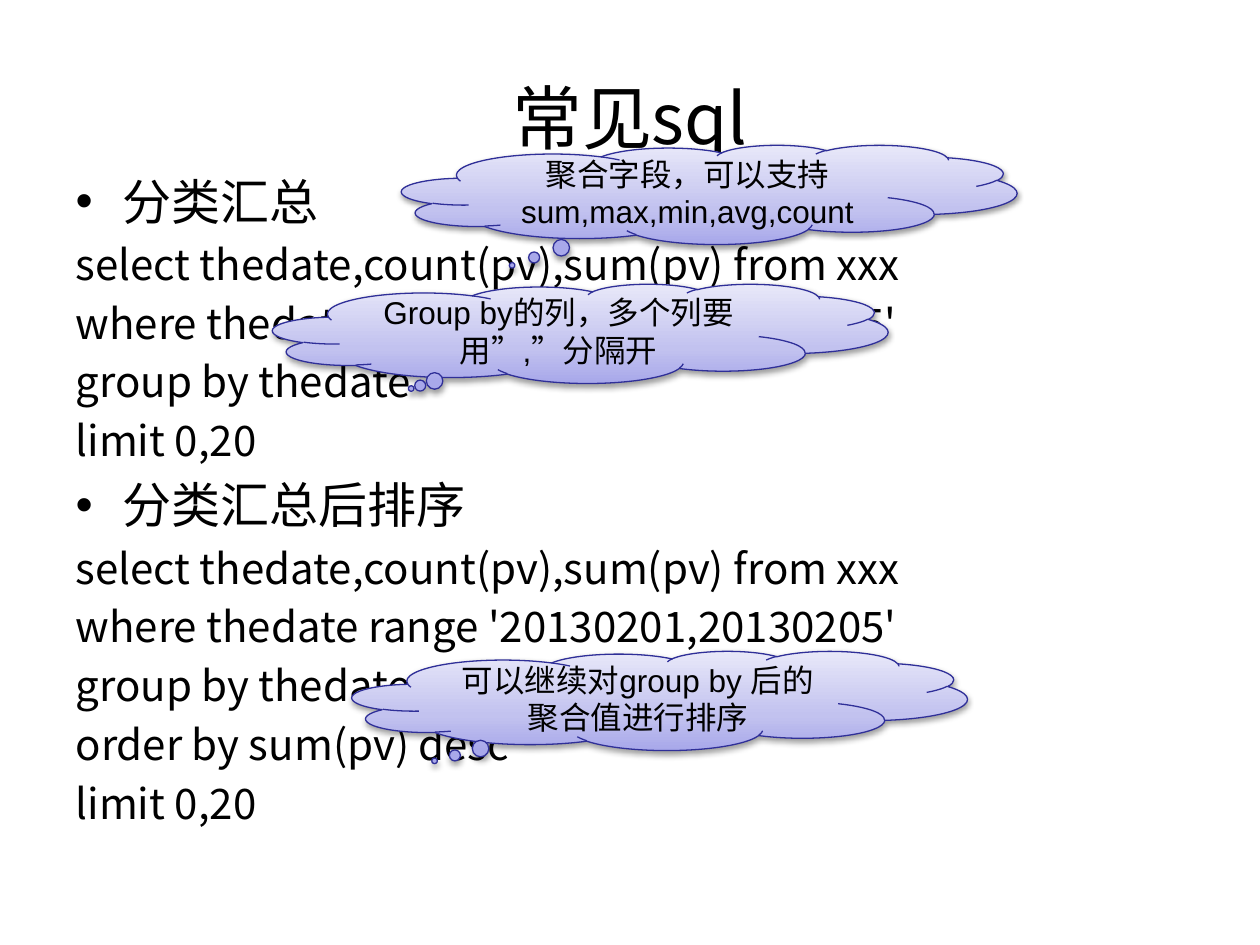
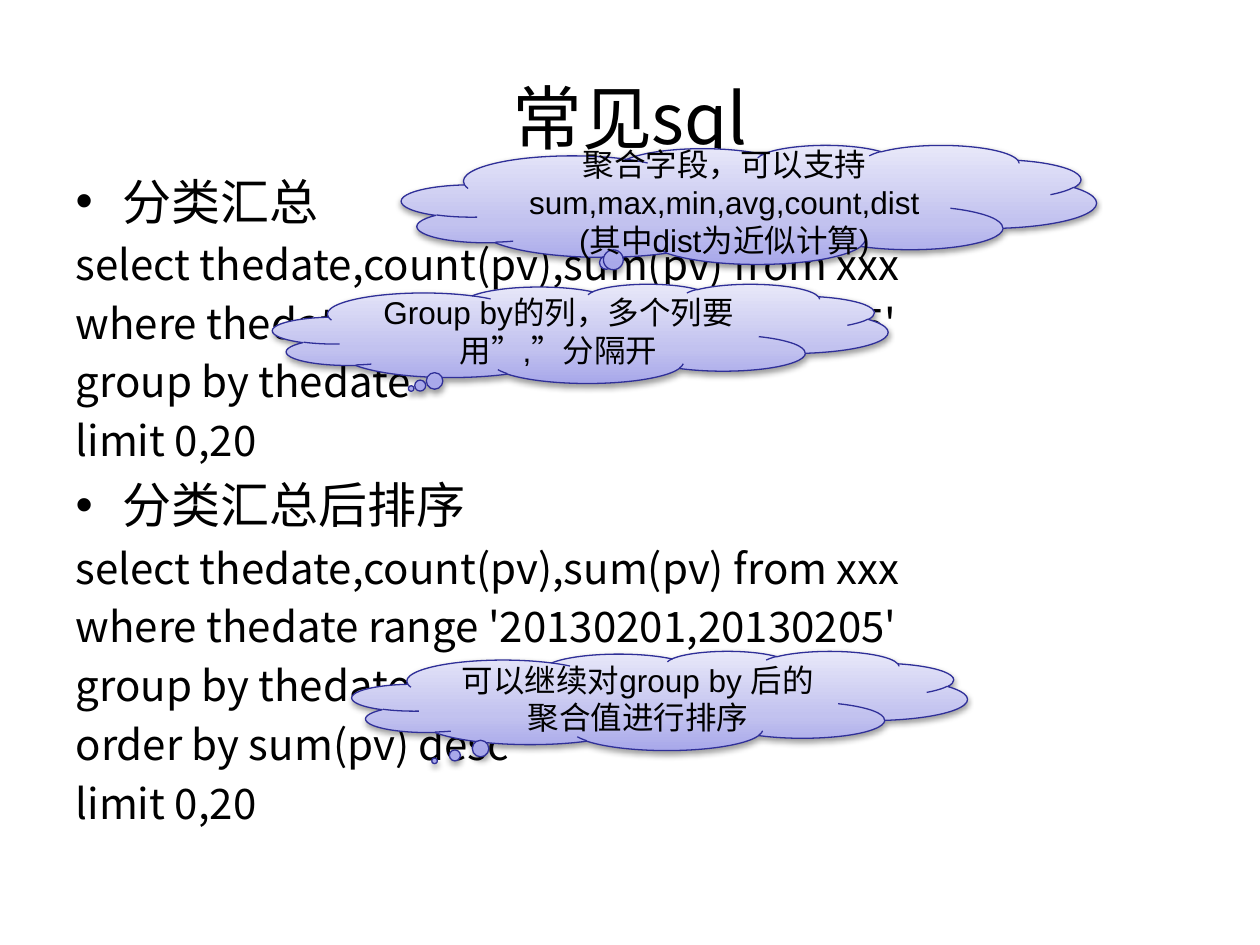
Before and after one commit to muyannian/higo, a slide deck: slide 12 of doc/higo.pptx. Drawn at 1260x945 pixels with LibreOffice and Linux fonts; fonts in the diff are those of the drawing; background and template pictures are left out. Boxes give left, top, right and bottom in pixels: in the first picture for what was removed or moved away, otherwise in the second. Text is boxed around its words. In the diff, an @@ line names an element or a change of style, - is before the commit and + after.

```diff
--- a/doc/higo.pptx
+++ b/doc/higo.pptx
@@ thought cloud "聚合字段，可以支持sum,max,min,avg,count,dist (其中dist为近似计算)": place and size @@
-thought cloud "聚合字段，可以支持sum,max,min,avg,count,dist (其中dist为近似计算)" at (402, 145, 1017, 244)
+thought cloud "聚合字段，可以支持sum,max,min,avg,count,dist (其中dist为近似计算)" at (402, 145, 1096, 263)
@@ thought cloud "聚合字段，可以支持sum,max,min,avg,count,dist (其中dist为近似计算)" at (402, 145, 1096, 263): proportions changed @@
@@ text in thought cloud at (529, 144, 919, 258): text changed @@
-聚合字段，可以支持sum,max,min,avg,count
+聚合字段，可以支持sum,max,min,avg,count,dist
+(其中dist为近似计算)
```
Also in this commit, not shown: 1 slide removed, 1 other file.
